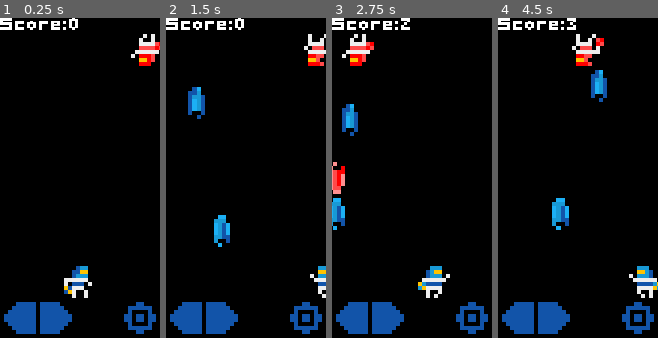
Above: before the commit, frames 1-4 (left to right).
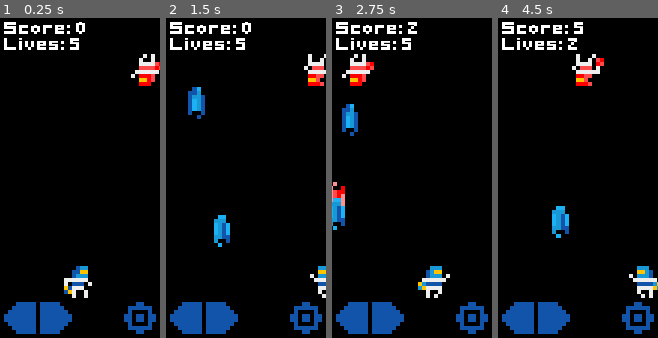
Above: after the commit, the same moments.

Repository: whmsft/vechten
Game: Godot game, scene res://scenes/Game.tscn
Same seed, same stepped clock (60 frames per second), same inputs: the game is played once before the commit and once after it.
Inputs (mouse positions are in pixels of both pictures, inside the frame that each line leads up to):
- Up to frame 1 (0.25 s): no input
- Up to frame 2 (1.5 s): move the mouse to (281, 162) at 0.52 s; hold Right (key_right) 0.53-1.28 s; hold Space (key_space) 0.53-1.28 s; move the mouse to (214, 194) at 1.27 s; hold Left (key_left) from 1.28 s (still down); tap Space (key_space) at 1.35 s
- Up to frame 3 (2.75 s): move the mouse to (428, 107) at 2.02 s; release Left (key_left) at 2.03 s; hold Right (key_right) from 2.03 s (still down); hold Space (key_space) from 2.03 s (still down)
- Up to frame 4 (4.5 s): move the mouse to (570, 242) at 2.77 s; release Space (key_space) at 2.78 s; tap Space (key_space) at 2.85, 4.35 s; move the mouse to (626, 226) at 3.52 s; release Right (key_right) at 3.53 s; hold Space (key_space) 3.53-4.28 s; hold Left (key_left) from 3.53 s (still down); move the mouse to (530, 130) at 4.27 s

The runs differ from the first frame. In frame 1, 3.8% of the frame differs, in the area x 0-100%, y 0-22%; in frame 2, 3.5%; in frame 3, 4.5%; in frame 4, 5.4%, in the area x 0-69%, y 0-69%.

Commit message:
nos 25, [Gameplay is done, maybe?]

Diff:
--- a/scenes/Game.tscn
+++ b/scenes/Game.tscn
@@ -95,7 +95,6 @@
 scale = Vector2( 1.01563, 1 )
 frames = SubResource( 2 )
 animation = "fire"
-frame = 1
 playing = true
 offset = Vector2( 2, 4 )
 
@@ -106,11 +105,21 @@
 offset = Vector2( 2, 4 )
 flip_v = true
 
-[node name="General_label" type="Label" parent="."]
-margin_right = 29.0
-margin_bottom = 5.0
+[node name="ScoreLabel" type="Label" parent="."]
+margin_left = 1.0
+margin_top = 1.0
+margin_right = 30.0
+margin_bottom = 7.0
 theme = SubResource( 3 )
 text = "Score: "
+
+[node name="LivesLabel" type="Label" parent="."]
+margin_left = 1.0
+margin_top = 5.0
+margin_right = 30.0
+margin_bottom = 12.0
+theme = SubResource( 3 )
+text = "Lives: "
 
 [node name="btn_left" type="TouchScreenButton" parent="."]
 normal = ExtResource( 5 )
@@ -126,4 +135,3 @@
 
 [node name="Background_music" type="AudioStreamPlayer2D" parent="."]
 stream = ExtResource( 17 )
-autoplay = true
--- a/scripts/Game.gd
+++ b/scripts/Game.gd
@@ -1,11 +1,11 @@
 #####################
 ## Name: vechten   ##
 ## Author: @whmsft ##
-## version: v1b4   ##
-## commit: 24      ##
+## version: v1b5   ##
+## commit: 25      ##
 #####################
 
-extends Node2D
+extends Node2D # Why is it necessary? IDK!
 
 # variables for internal mechanics
 var FPS = 0
@@ -16,34 +16,51 @@
 var timer_limit = 0.2
 var framer = [0,0]
 
-# variables related to game
+# variables related actual Gameplay
 var SCORE = 0
 var LIVES = 5
 var player_bullets = []
 var enemy_bullets  = []
 
 func _ready():
+	# Get Screen info
 	SCREEN.x = get_viewport().get_visible_rect().size.x
 	SCREEN.y = get_viewport().get_visible_rect().size.y
+
+	# Position everything
 	$btn_fire.set_global_position(Vector2(SCREEN.x -9, SCREEN.y -9))
 	$btn_left.set_global_position(Vector2(1, SCREEN.y -9))
 	$btn_right.set_global_position(Vector2(10, SCREEN.y -9))
 	$Player.position = Vector2(16, SCREEN.y -18)
+	$Enemy.position = Vector2(16, 9)
+
+	# Make things ready for gameplay
 	$Player.play()
-	$Enemy.position = Vector2(16, 4)
 	$Enemy.play()
 	$Bullet.hide()
 	$EnemyBullet.hide()
+
+	#$Background_music.play() # Silence for now...
 
 func _process(_delta):
 	FPS = Engine.get_frames_per_second()
 	MOUSE = get_global_mouse_position()
 	if !(LIVES < 0):
-		$General_label.text = "Score:"+str(SCORE)
+		$ScoreLabel.text = "Score: "+str(SCORE)
+		$LivesLabel.text = "Lives: "+str(LIVES)
 		update_player(_delta)
 		update_enemy(_delta)
 		update_pbullet(_delta)
 		update_ebullet(_delta)
+	else:
+		$Player.stop()
+		$Enemy.stop()
+
+func _input(event):
+	var Event = make_input_local(event)
+	if (Event) and (LIVES < 0):
+		if Event.pressed:
+			LIVES = 5
 
 func update_enemy(_delta):
 	# A try to make enemy perform random tasks for [0.5, 1, 1.5] secs.
@@ -78,17 +95,27 @@
 	$Enemy.position.x = e.x
 
 func update_player(_delta):
+	# Assign a temp variable
 	var old_position = $Player.position
+
+	# Check for motion
 	if Input.is_action_pressed("key_left") or $btn_left.is_pressed(): $Player.position.x += -192*_delta
 	elif Input.is_action_pressed("key_right") or $btn_right.is_pressed(): $Player.position.x += +192*_delta
+
+	# Update animation
 	if old_position.x != $Player.position.x: $Player.animation = "walk"
 	elif Input.is_action_pressed("key_space") or $btn_fire.is_pressed(): $Player.animation = "fire"
 	else: $Player.animation = "idle"
 	$Player.flip_h = bool($Player.position.x-old_position.x < 0)
+
+	# Screen bounds
 	if $Player.position.x < -4 : $Player.position.x = 36
 	elif $Player.position.x > 36: $Player.position.x = -4
 
+
+# Player Bullet Handler
 func update_pbullet(_delta):
+	# Trigger and stuffs
 	if (Input.is_action_pressed("key_space") or $btn_fire.is_pressed()):
 		player_bullet_timer += _delta
 		if (player_bullet_timer > timer_limit):
@@ -99,6 +126,8 @@
 			player_bullets[-1].show()
 			player_bullets[-1].play()
 			add_child(player_bullets[-1])
+
+	# Loop for bullets
 	for n in player_bullets:
 		n.position = Vector2(n.position.x, n.position.y-128*_delta)
 		if n.position.y < 8:
@@ -109,7 +138,9 @@
 			player_bullets.erase(n)
 			n.queue_free()
 
+# Enemy Bullet Handler
 func update_ebullet(_delta):
+	# As creation is handled by Sprite itself, There's only Loop here
 	for n in enemy_bullets:
 		n.position = Vector2(n.position.x, n.position.y+128*_delta)
 		if n.position.y > SCREEN.y-12:
@@ -117,12 +148,13 @@
 			n.queue_free()
 		if collision([n.position.x, n.position.y, 8, 4], [$Player.position.x, $Player.position.y, 8, 8]):
 			LIVES += -1
-			$General_label.text = "Click to continue"
+			$ScoreLabel.text = "Click to continue"
 			enemy_bullets.erase(n)
 			n.queue_free()
 
+# Collision implement because I'm too lazy to use CollisionShape2D (LOL!)
 # https://developer.mozilla.org/en-US/docs/Games/Techniques/2D_collision_detection
-func collision(hitbox, hitbox2):
+func collision(hitbox, hitbox2): # Each is a list of [x, y, width, height]
 	return (hitbox[0] < hitbox2[0] + hitbox2[2] and
 			hitbox[0] + hitbox[2] > hitbox2[0] and
 			hitbox[1] < hitbox2[1] + hitbox2[3] and
Not shown, changed: diff.txt
